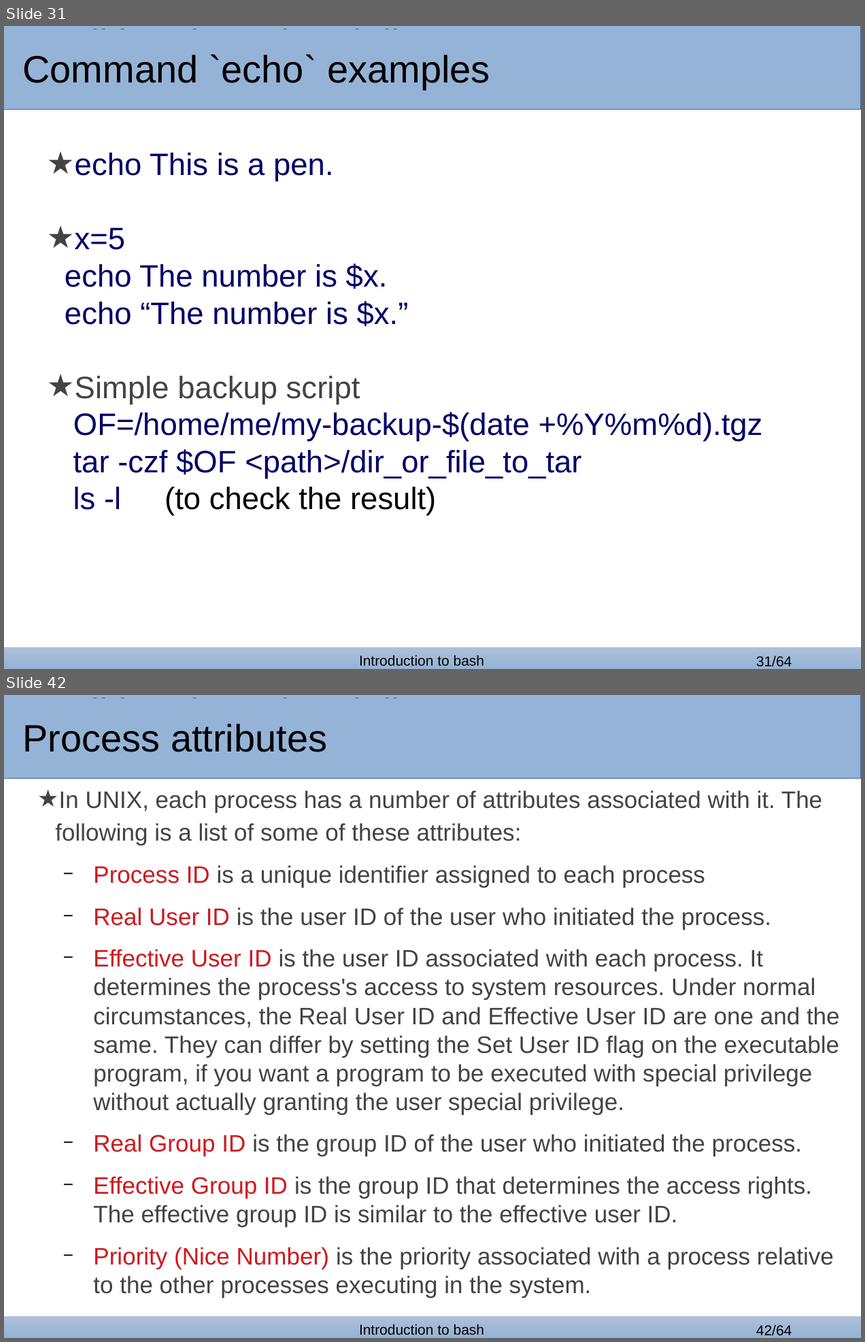
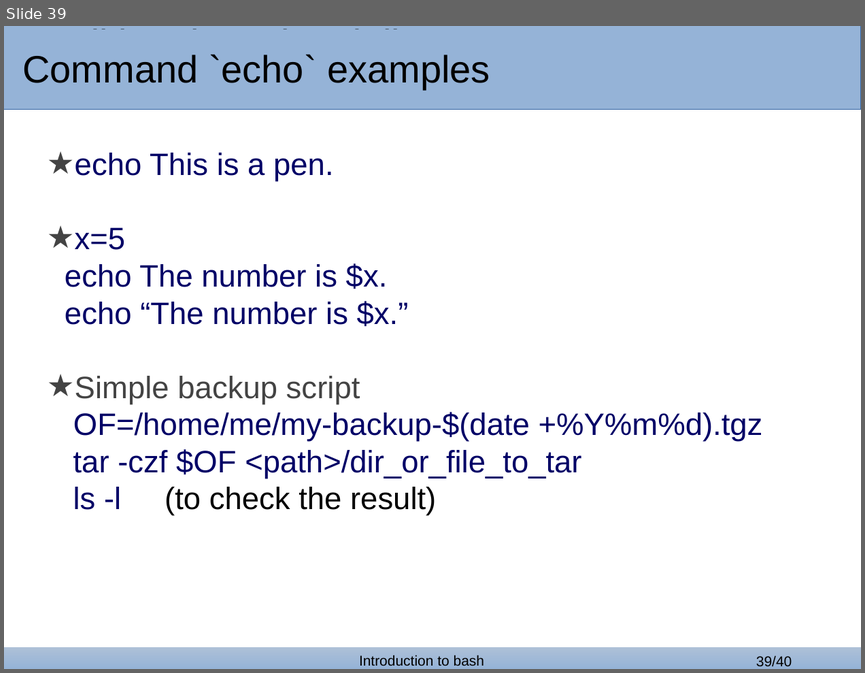
Before and after one commit to bertocco/abilita_info_units_1920, a slide deck: lezioni/bash_lessons/bash_1.odp. Shown one above the other, each under a label of ours: slides 31 and 42 before the commit, slide 39 after it; the slides between them are not shown. The pictures are 865x1342 and 865x673 pixels, drawn with LibreOffice and Linux fonts; fonts in the diff are those of the drawing; background and template pictures are left out. Boxes give left, top, right and bottom in pixels: in the first picture for what was removed or moved away, otherwise in the second. Text is boxed around its words. In the diff, an @@ line names an element or a change of style, - is before the commit and + after.

```diff
--- a/lezioni/bash_lessons/bash_1.odp
+++ b/lezioni/bash_lessons/bash_1.odp
@@ slide 42 removed at (4, 695, 861, 1338), background #FFFFFF; not listed: 4 template elements that a slide beside it also shows @@
@@ rectangle removed at (4, 698, 707, 775) @@
-Process attributes
@@ title removed at (22, 698, 472, 733) @@
-Traditional service delivery
@@ text removed at (55, 790, 840, 1297) @@
-★ In UNIX, each process has a number of attributes associated with it. The following is a list of some of these attributes:
-  − Process ID is a unique identifier assigned to each process
-  − Real User ID is the user ID of the user who initiated the process.
-  − Effective User ID is the user ID associated with each process. It determines the process's access to system resources. Under normal circumstances, the Real User ID and Effective User ID are one and the same. They can differ by setting the Set User ID flag on the executable program, if you want a program to be executed with special privilege without actually granting the user special privilege.
-  − Real Group ID is the group ID of the user who initiated the process.
-  − Effective Group ID is the group ID that determines the access rights. The effective group ID is similar to the effective user ID.
-  − Priority (Nice Number) is the priority associated with a process relative to the other processes executing in the system.
@@ what was slide 31 is now slide 39 @@
@@ page number at (756, 656, 791, 667): text changed @@
-31/64
+39/40
```
Also in this commit, not shown: 5 slides changed, 9 slides added, 32 other slides removed, 1 other file.
